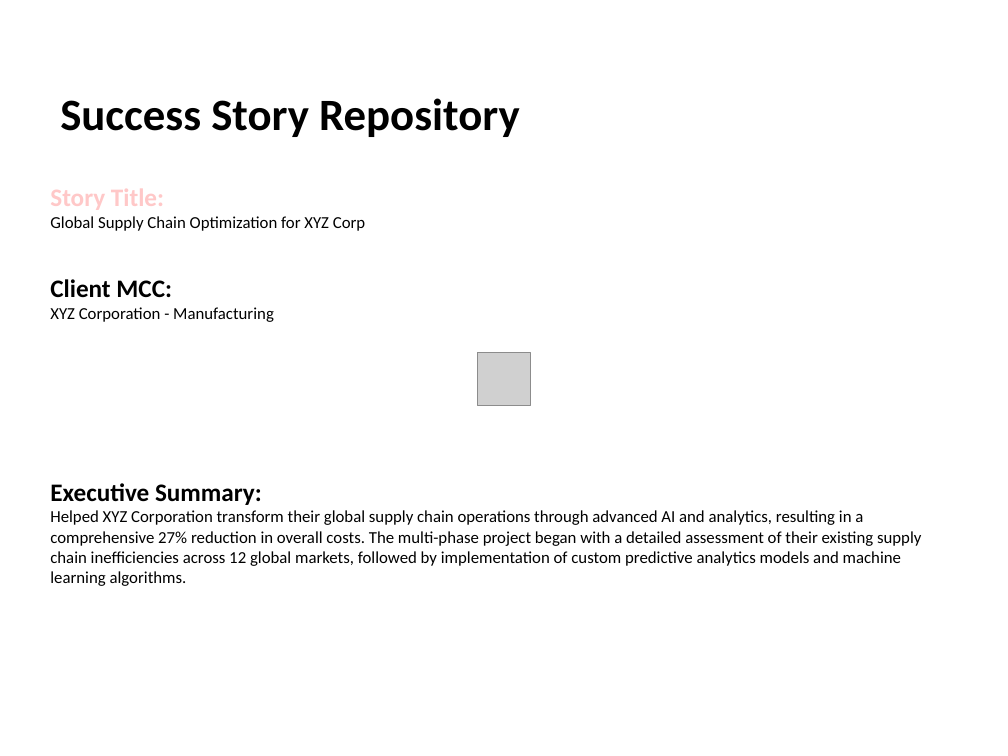
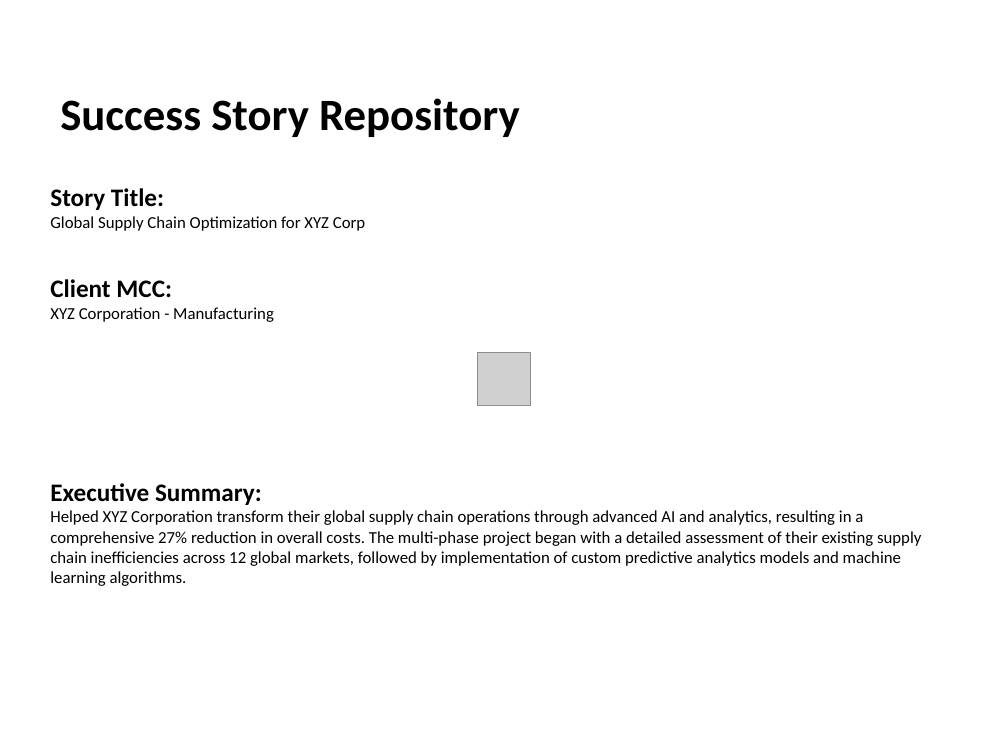
Before and after one commit to sirisurneni/htmltoppt, a slide deck: slide 1 of presentation.pptx. Drawn at 1008x756 pixels with LibreOffice and Linux fonts; fonts in the diff are those of the drawing; grey boxes stand for pictures. Boxes give left, top, right and bottom in pixels: in the first picture for what was removed or moved away, otherwise in the second. Text is boxed around its words. In the diff, an @@ line names an element or a change of style, - is before the commit and + after.

```diff
--- a/presentation.pptx
+++ b/presentation.pptx
@@ text at box(50, 188, 164, 210): text colour #FFC8C8 to #000000 in "Story Title:" @@
```
Also in this commit, not shown: 1 other slide changed, 5 other files.
